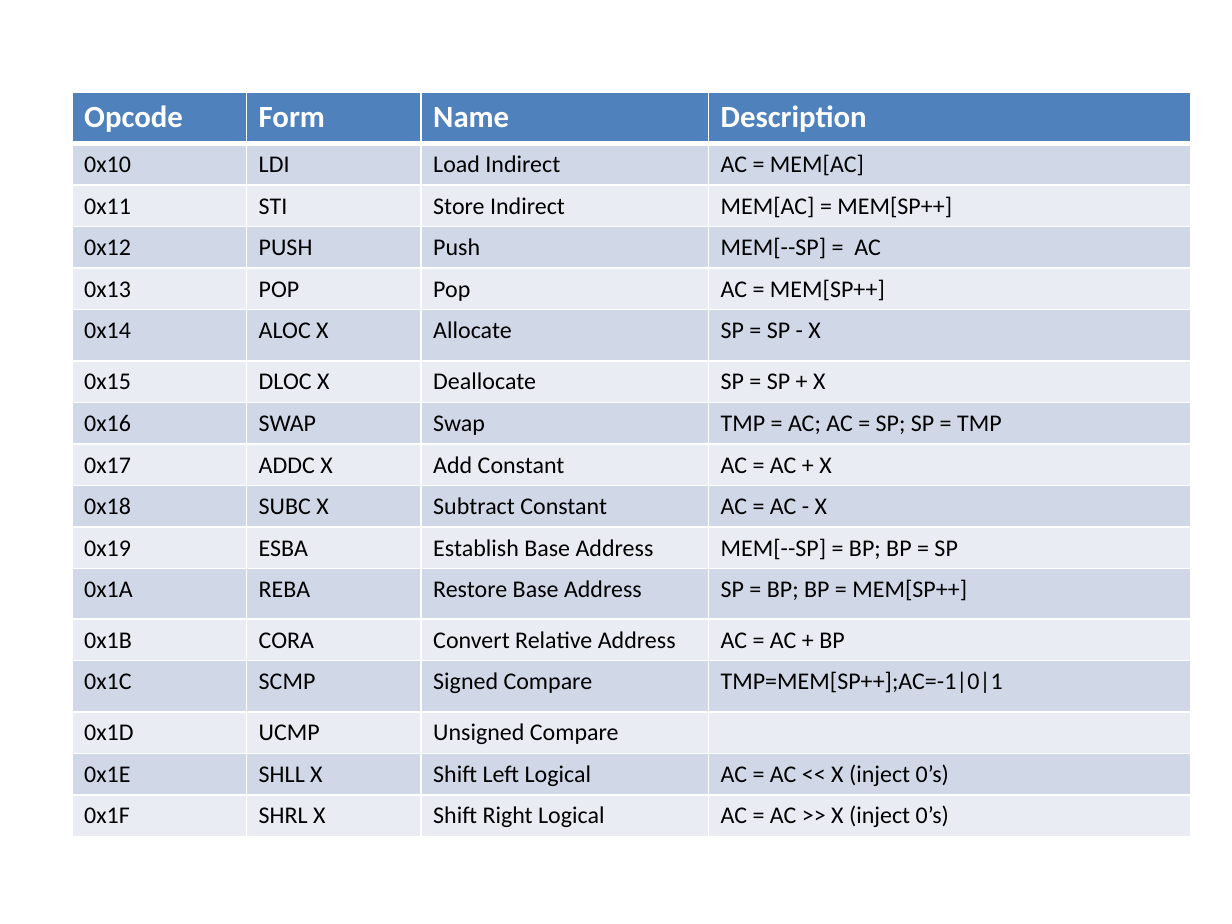
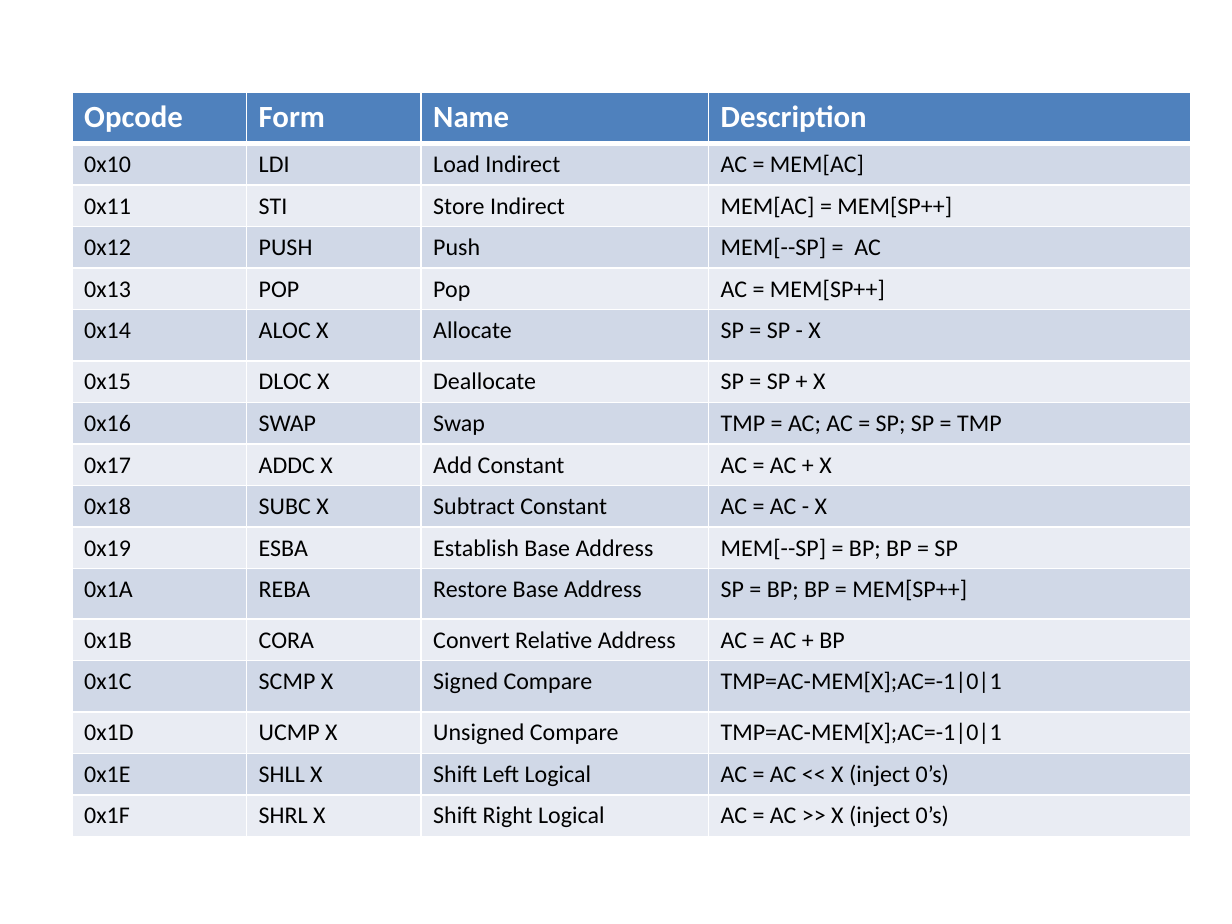
Before and after one commit to awhitehurst/H32_Simulator, a slide deck: slide 4 of Microarchitecture.pptx. Drawn at 1232x924 pixels with LibreOffice and Linux fonts; fonts in the diff are those of the drawing. Boxes give left, top, right and bottom in pixels: in the first picture for what was removed or moved away, otherwise in the second. Text is boxed around its words. In the diff, an @@ line names an element or a change of style, - is before the commit and + after.

```diff
--- a/Microarchitecture.pptx
+++ b/Microarchitecture.pptx
@@ table at box(71, 92, 1191, 832) @@
-row 14, column 2: SCMP
+row 14, column 2: SCMP X
-row 14, column 4: TMP=MEM[SP++];AC=-1|0|1
+row 14, column 4: TMP=AC-MEM[X];AC=-1|0|1
-row 15, column 2: UCMP
+row 15, column 2: UCMP X
-row 15, column 4: 
+row 15, column 4: TMP=AC-MEM[X];AC=-1|0|1
```
Also in this commit, not shown: 25 other files.
